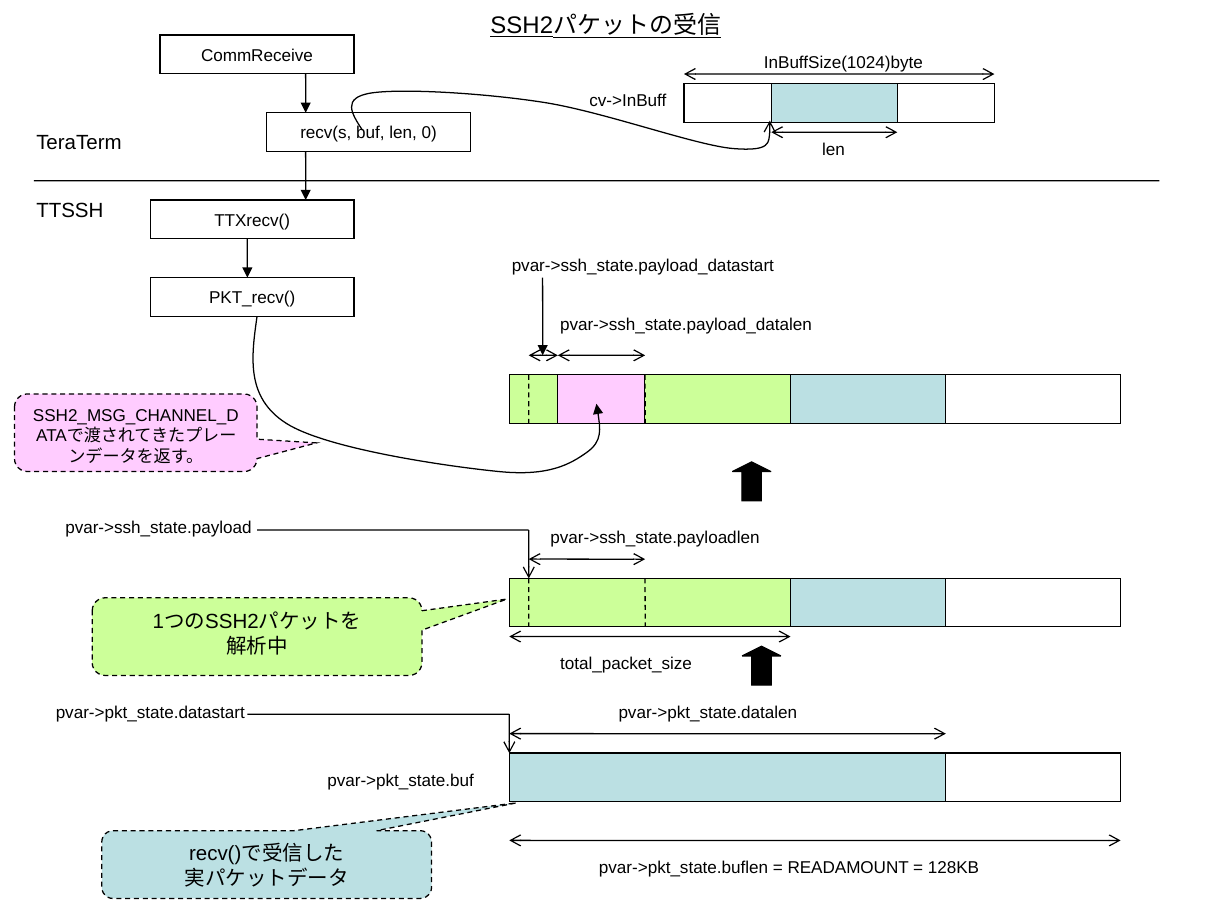
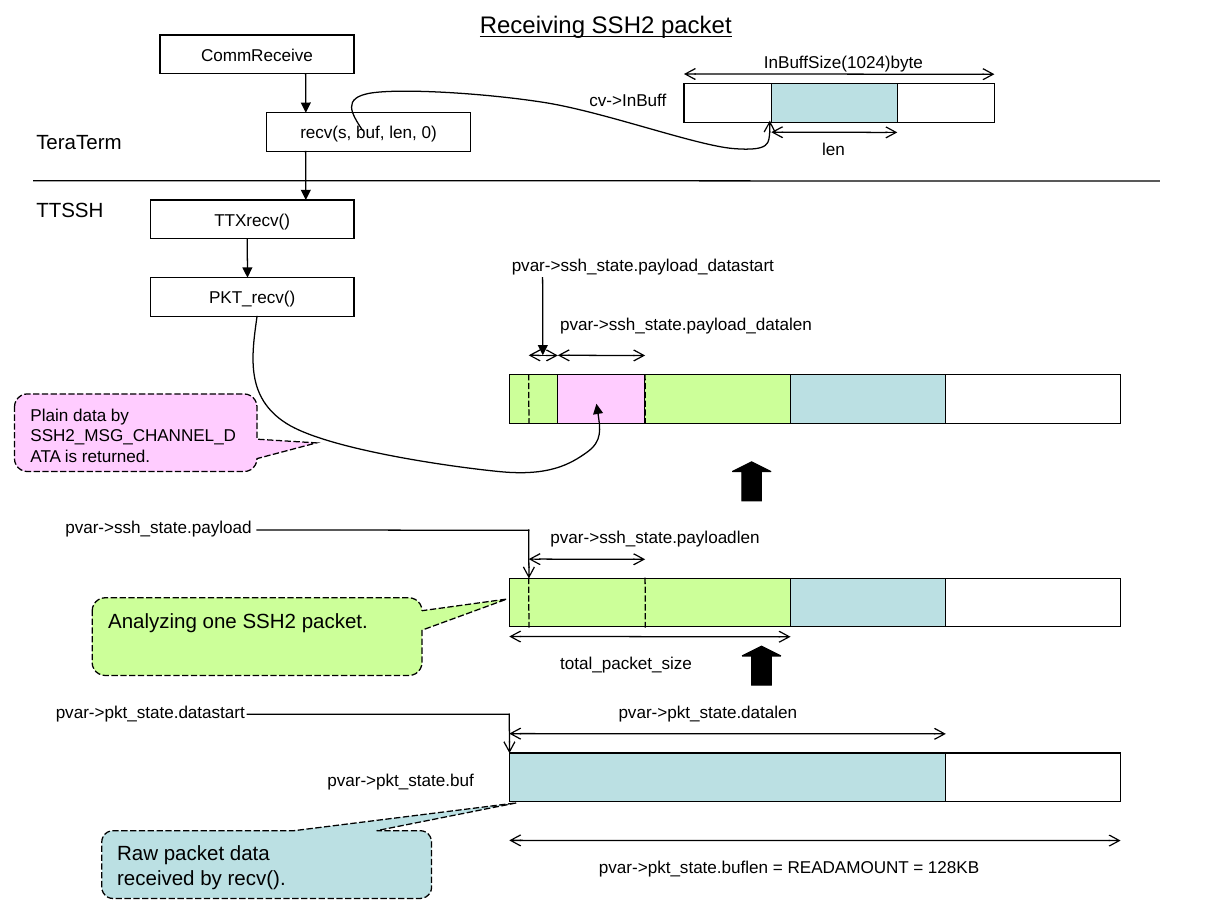
Before and after one commit to m-tmatma/teraterm-mirror-svn2git, a slide deck: slide 1 of doc/en/html/reference/image/ssh_recv_packet.ppt. Drawn at 1232x924 pixels with LibreOffice and Linux fonts; fonts in the diff are those of the drawing. Boxes give left, top, right and bottom in pixels: in the first picture for what was removed or moved away, otherwise in the second. Text is boxed around its words. In the diff, an @@ line names an element or a change of style, - is before the commit and + after.

Commit message:
図解を英訳した。
svn path=/trunk/; revision=6043

```diff
--- a/doc/en/html/reference/image/ssh_recv_packet.ppt
+++ b/doc/en/html/reference/image/ssh_recv_packet.ppt
@@ title at <box>480,15,732,38</box>: text changed @@
-SSH2パケットの受信
+Receiving SSH2 packet
@@ line (529, 375) - (529, 424): stroke #000000 0.74 pt dashed to #000000 0.74 pt @@
@@ text in rounded speech box at <box>30,408,236,462</box>: text changed @@
-SSH2_MSG_CHANNEL_DATAで渡されてきたプレーンデータを返す。
+Plain data by SSH2_MSG_CHANNEL_DATA is returned.
@@ outline #000000 0.74 pt dashed to #000000 0.74 pt in 3 elements at <box>15,394,257,472</box>, <box>102,830,432,898</box>, <box>92,598,423,675</box> @@
@@ line (529, 578) - (529, 627): stroke #000000 0.74 pt dashed to #000000 0.74 pt @@
@@ line (646, 578) - (646, 627): stroke #000000 0.74 pt dashed to #000000 0.74 pt @@
@@ text in rounded speech box at <box>108,613,368,633</box>: text changed @@
-1つのSSH2パケットを
-解析中
+Analyzing one SSH2 packet.
@@ text in rounded speech box at <box>117,845,286,890</box>: text changed @@
-recv()で受信した
-実パケットデータ
+Raw packet data
+received by recv().
```
Also in this commit, not shown: 13 other files.
